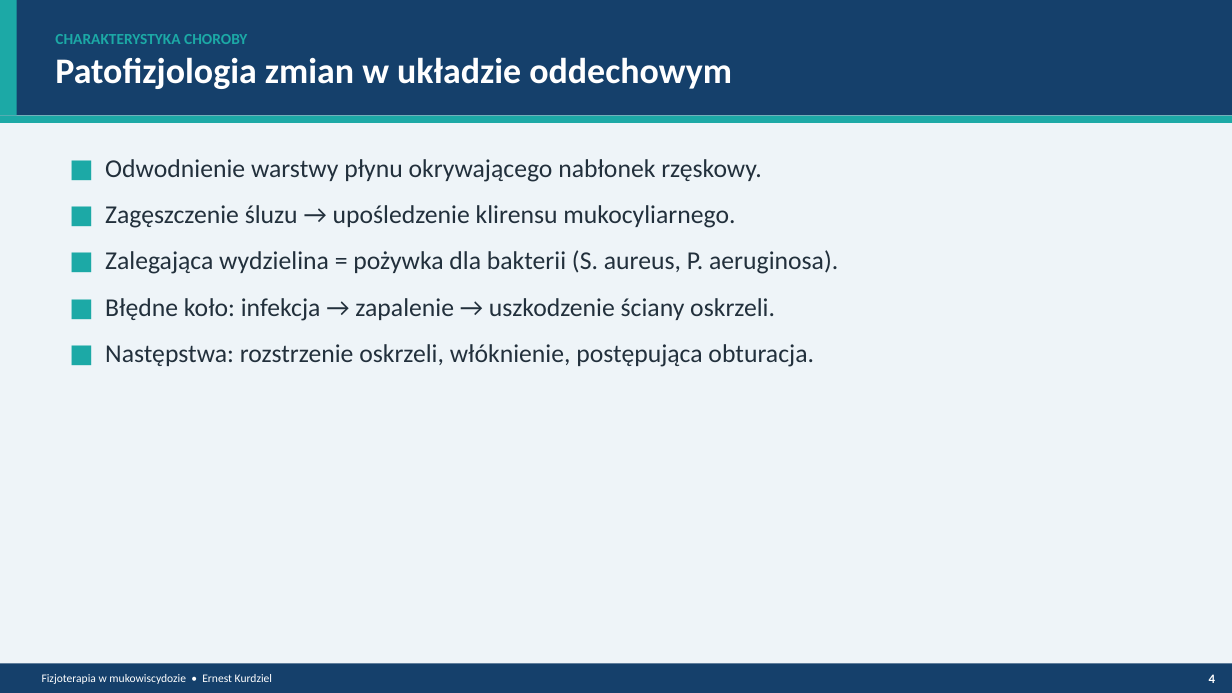
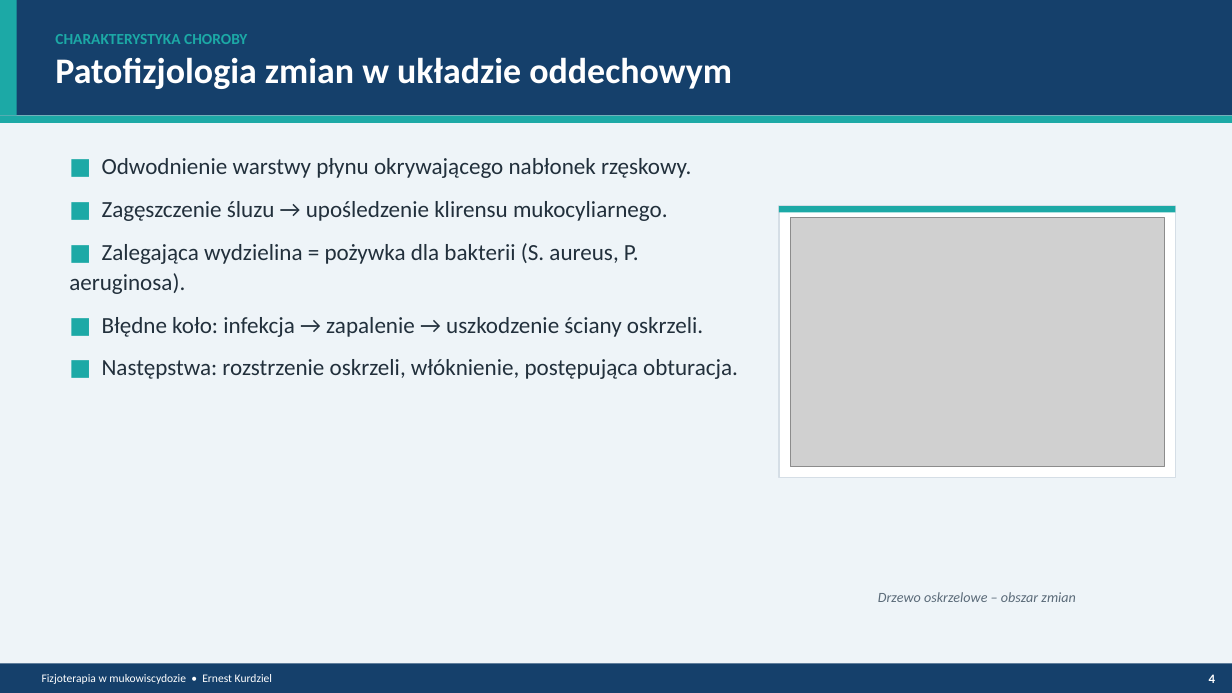
Before and after one commit to ernestkurdziel-max/eqwdfqae, a slide deck: slide 5 of Fizjoterapia_mukowiscydoza_prezentacja.pptx. Drawn at 1232x693 pixels with LibreOffice and Linux fonts; fonts in the diff are those of the drawing; grey boxes stand for pictures. Boxes give left, top, right and bottom in pixels: in the first picture for what was removed or moved away, otherwise in the second. Text is boxed around its words. In the diff, an @@ line names an element or a change of style, - is before the commit and + after.

```diff
--- a/Fizjoterapia_mukowiscydoza_prezentacja.pptx
+++ b/Fizjoterapia_mukowiscydoza_prezentacja.pptx
@@ text "■ Odwodnienie warstwy płynu okrywającego ..." at (69, 158, 738, 379): size 20 to 18 pt @@
@@ rectangle added at (779, 206, 1176, 478), fill #FFFFFF, outline #D5DEE6 1 pt @@
@@ rectangle added at (779, 206, 1176, 213), fill #1CA9A6 @@
@@ picture added at (790, 217, 1165, 467) @@
@@ text added at (878, 592, 1076, 602), 11 pt, text #5B6B79, italic @@
+Drzewo oskrzelowe – obszar zmian
```
Also in this commit, not shown: 5 other slides changed, 7 other files.
